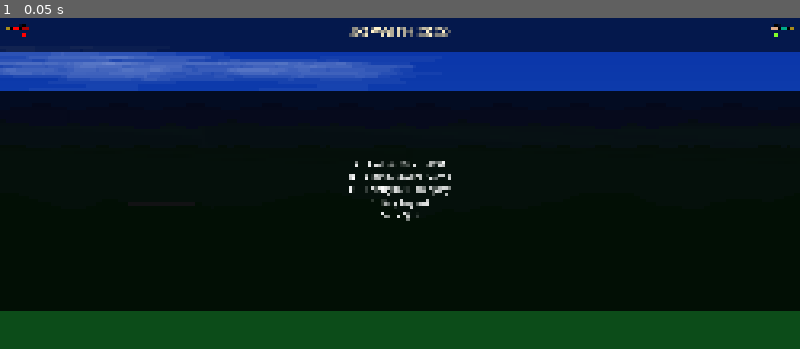
Above: before the commit, frame 1.
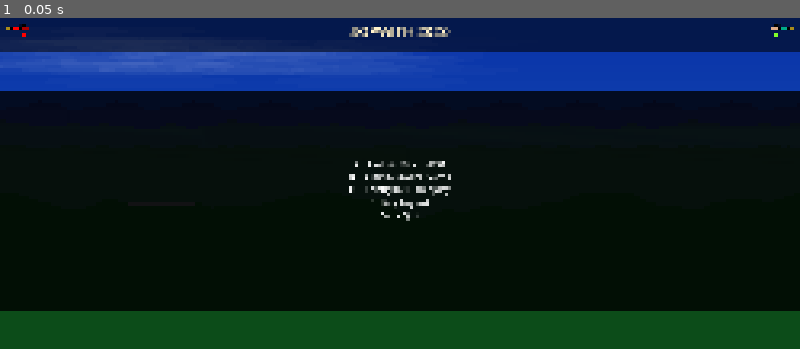
Above: after the commit, the same moment.

Repository: sometimesanotion/godot-sopwith
Game: Godot game, scene res://main.tscn
The game is run twice, just before and just after one commit, with the same random seed, the same clock (stepped at 60 frames per second) and the same inputs. Sound files missing from this copy of the repository are replaced by a short silence.
Inputs:
- Up to frame 1 (0.05 s): no input

The runs differ from the first frame. In frame 1, 1.9% of the frame differs, in the area x 0-48%, y 10-20%.

Commit message:
Clouds are decent, palette is right, gradients are janky

Diff:
--- a/scripts/background.gd
+++ b/scripts/background.gd
@@ -36,9 +36,9 @@
 # --- Layer 1: Farthest monolithic Alps (slowest, highest, barely tracks) ---
 const LAYER1_MOTION_SCALE_X := 0.05
 const LAYER1_MOTION_SCALE_Y := 0.25
-const LAYER1_BASELINE_Y     := 800.0
+const LAYER1_BASELINE_Y     := 820.0
 const LAYER1_FLOOR_Y        := 1600.0
-const LAYER1_AMPLITUDE_PX   := 380.0
+const LAYER1_AMPLITUDE_PX   := 480.0
 const LAYER1_FREQUENCY      := 0.0018
 const LAYER1_SEGMENT_PX     := 64.0
 const LAYER1_SEED_SALT      := 201
@@ -106,10 +106,10 @@
 #   salt_offset : distinguishes each layer's cloud noise from the others.
 # =============================================================================
 const CLOUD_STYLES := [
-	{"type": "cirrus_narrow", "count": 5, "alpha": 0.07, "cy_min": -200.0,
-	 "cy_max": 270.0, "salt_offset": 0},
-	{"type": "cirrus_narrow", "count": 8, "alpha": 0.05, "cy_min": 0.0,
-	 "cy_max": 120.0, "salt_offset": 1},
+	{"type": "cirrus_narrow", "count": 6, "alpha": 0.04, "cy_min": -400.0,
+	 "cy_max": 100.0, "salt_offset": 0},
+	{"type": "cirrus_narrow", "count": 8, "alpha": 0.02, "cy_min": -200.0,
+	 "cy_max": 60.0, "salt_offset": 1},
 	{"type": "none", "count": 0, "salt_offset": 2},
 ]
 
--- a/scripts/enemy_ai.gd
+++ b/scripts/enemy_ai.gd
@@ -1390,11 +1390,14 @@
 # ---------------------------------------------------------------------------
 
 func _apply_input(pitch: float, throttle_amount: float) -> void:
+	## The pitch command is forwarded verbatim; the is_barrel_rolled inversion
+	## lives inside Biplane.set_ai_input() so the AI wrapper does not double-flip
+	## the command (which previously cancelled the inversion out and made
+	## leftward-spawned, is_barrel_rolled=true AI planes pitch into the ground
+	## on takeoff instead of climbing).
 	if not biplane.has_method("set_ai_input"):
 		return
-	var avatar = _get_avatar()
-	var effective_pitch = -pitch if (avatar and avatar.is_barrel_rolled) else pitch
-	biplane.set_ai_input(effective_pitch, throttle_amount)
+	biplane.set_ai_input(pitch, throttle_amount)
 
 # ---------------------------------------------------------------------------
 # AUTOPILOT / LANDING
--- a/scripts/parallax_scenery.gd
+++ b/scripts/parallax_scenery.gd
@@ -10,12 +10,12 @@
 const COBALT_ALPS_BASE  := Color(0.12, 0.20, 0.55)
 
 ## Layer 2 (Mid): Misty transition hills.
-const MID_MOUNTAIN_CREST := Color(0.10, 0.24, 0.36)
-const MID_MOUNTAIN_BASE  := Color(0.15, 0.35, 0.40)
+const MID_MOUNTAIN_CREST := Color(0.12, 0.24, 0.36)
+const MID_MOUNTAIN_BASE  := Color(0.16, 0.35, 0.40)
 
 ## Layer 3 (Nearest): Foreground backdrop hills.
-const FOREGROUND_HILL_CREST := Color(0.08, 0.26, 0.14)
-const FOREGROUND_HILL_BASE  := Color(0.10, 0.32, 0.22)
+const FOREGROUND_HILL_CREST := Color(0.10, 0.28, 0.20)
+const FOREGROUND_HILL_BASE  := Color(0.12, 0.32, 0.24)
 
 const DEFAULT_SNOW_LINE_Y := 530.0
 const FLIGHT_CEILING_PX := 2000.0
@@ -152,7 +152,7 @@
 ## increase in extent (and a 1500% increase in area), satisfying the brief under
 ## either interpretation while staying seamless (layers tile via motion_mirroring,
 ## so oversized puffs simply wrap the period).
-const CLOUD_GEOMETRY_SCALE := 4.0
+const CLOUD_GEOMETRY_SCALE := 6.0
 
 ## Flat-bottomed / dome-topped cumulus silhouette.
 static func _cumulus_puff_verts(center: Vector2, rx: float, ry: float,
